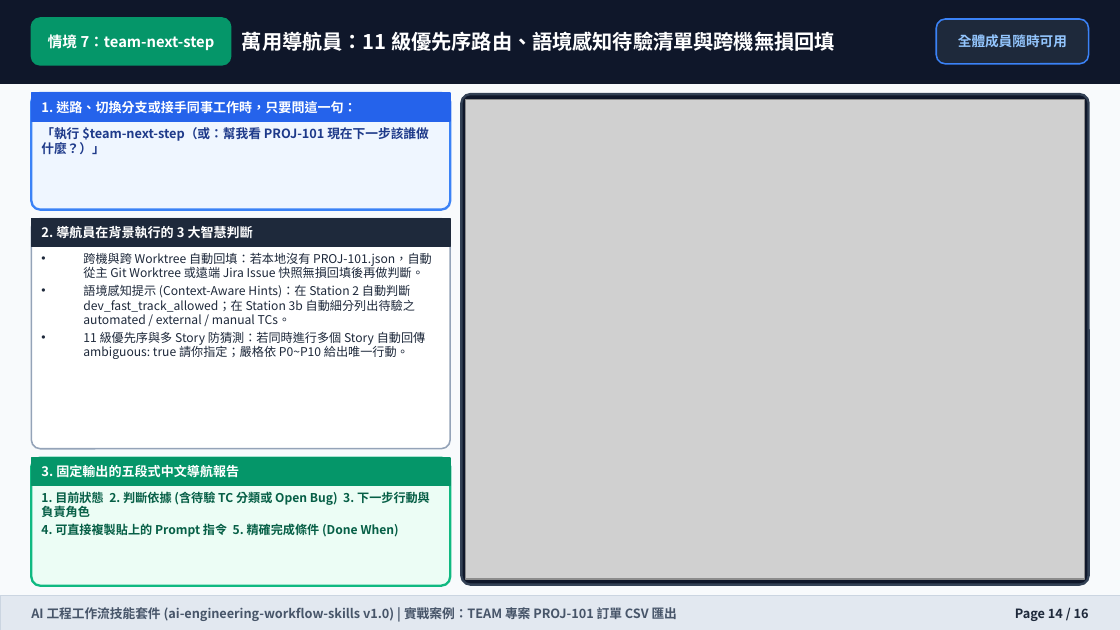
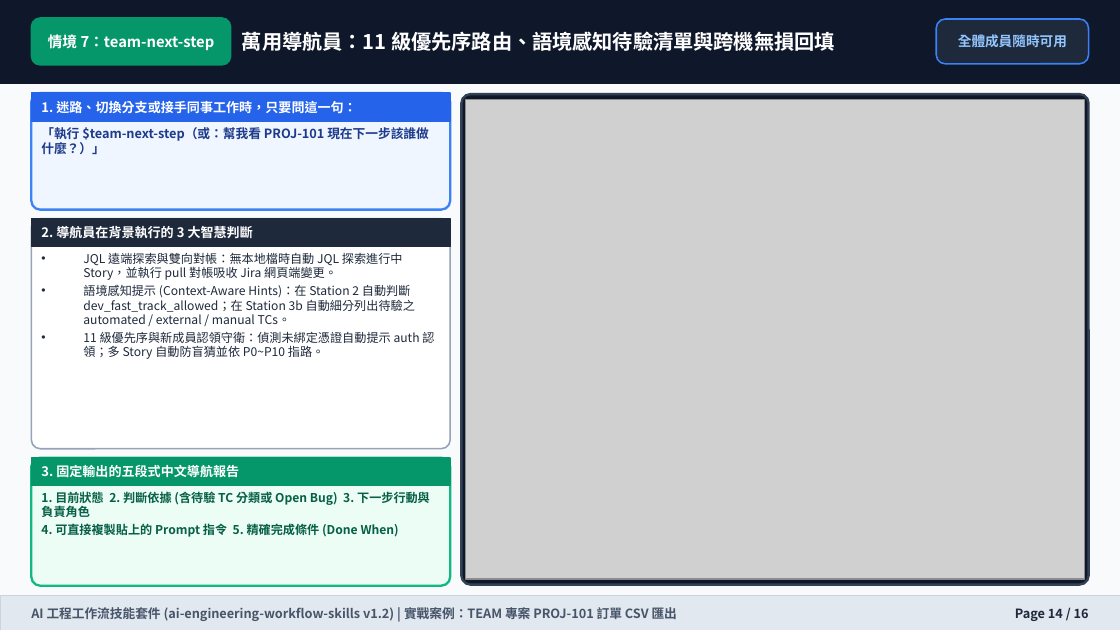
Before and after one commit to wilsonliu123/ai-engineering-workflow-skills, a slide deck: slide 14 of docs/training-manual.pptx. Drawn at 1120x630 pixels with LibreOffice and Linux fonts; fonts in the diff are those of the drawing; grey boxes stand for pictures. Boxes give left, top, right and bottom in pixels: in the first picture for what was removed or moved away, otherwise in the second. Text is boxed around its words. In the diff, an @@ line names an element or a change of style, - is before the commit and + after.

Commit message:
docs: update changelog, README, and training manuals for v1.2.0
- Record v1.1.0 and v1.2.0 release milestones in CHANGELOG.md to capture
  multi-member role pools, bidirectional Jira reconciliation, Qase and
  media sync, QA report mode, living HTML manuals, and run-workflow.
- Refresh README.md and all training manual deliverables (MD, HTML, PDF,
  DOCX, PPTX) so onboarding and operational guides match current v1.2
  skill modes, CLI flags, and governance rules.

```diff
--- a/docs/training-manual.pptx
+++ b/docs/training-manual.pptx
@@ text at (83, 252, 403, 280): text changed @@
-• 跨機與跨 Worktree 自動回填：若本地沒有 PROJ-101.json，自動從主 Git Worktree 或遠端 Jira Issue 快照無損回填後再做判斷。
+• JQL 遠端探索與雙向對帳：無本地檔時自動 JQL 探索進行中 Story，並執行 pull 對帳吸收 Jira 網頁端變更。
@@ text at (83, 332, 434, 359): text changed @@
-• 11 級優先序與多 Story 防猜測：若同時進行多個 Story 自動回傳 ambiguous: true 請你指定；嚴格依 P0~P10 給出唯一行動。
+• 11 級優先序與新成員認領守衛：偵測未綁定憑證自動提示 auth 認領；多 Story 自動防盲猜並依 P0~P10 指路。
@@ text at (31, 604, 677, 621): text changed @@
-AI 工程工作流技能套件 (ai-engineering-workflow-skills v1.0) | 實戰案例：TEAM 專案 PROJ-101 訂單 CSV 匯出
+AI 工程工作流技能套件 (ai-engineering-workflow-skills v1.2) | 實戰案例：TEAM 專案 PROJ-101 訂單 CSV 匯出
```
Also in this commit, not shown: 15 other slides changed, 6 other files.
